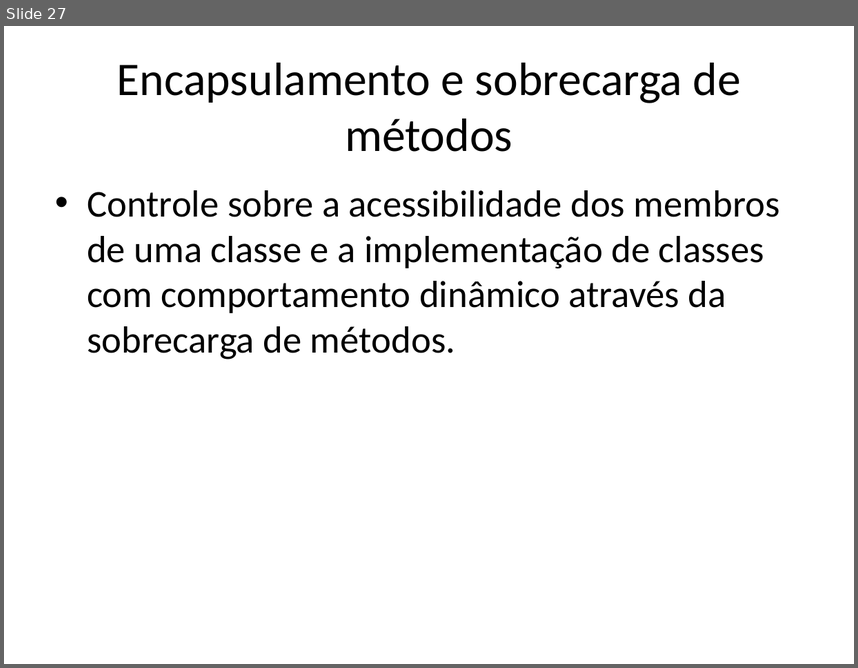
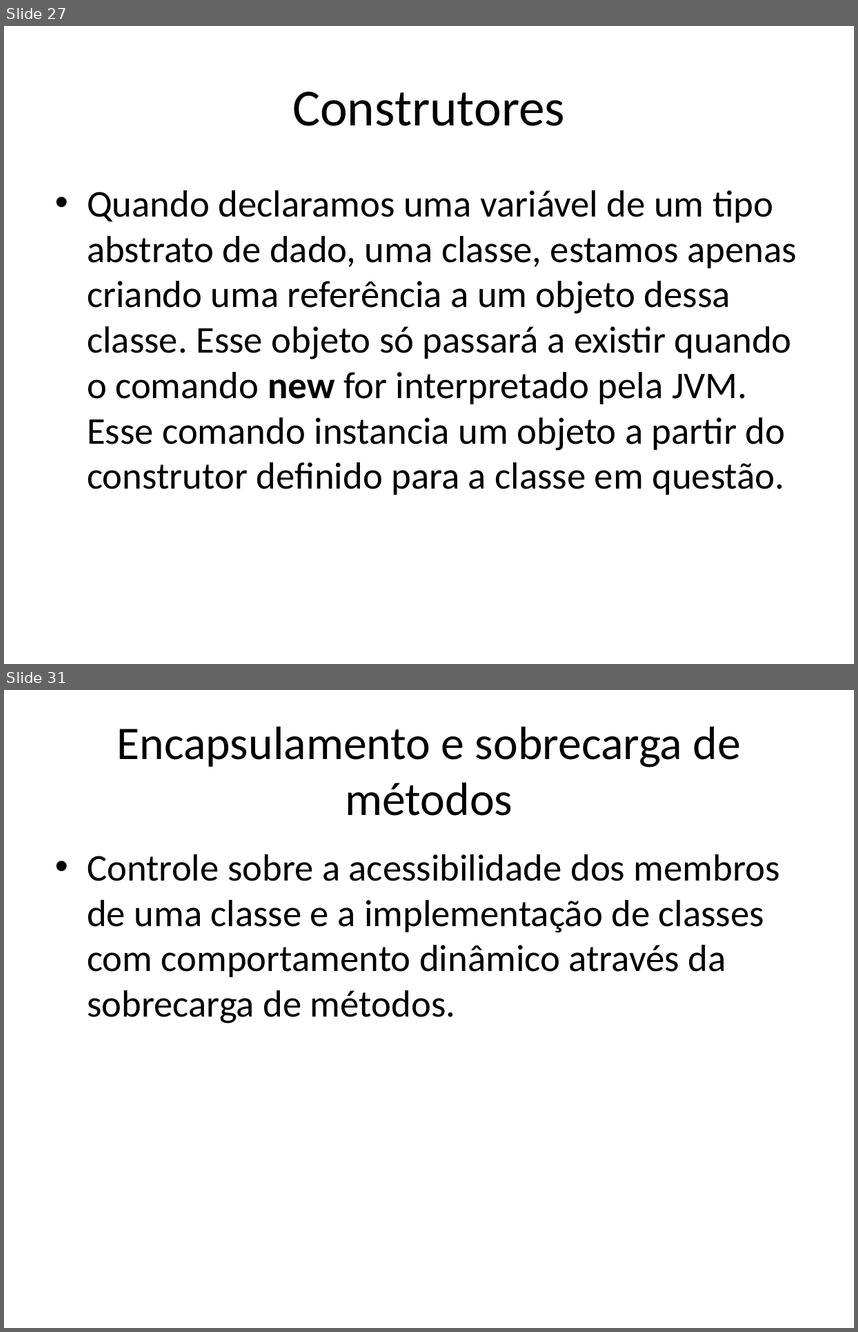
Before and after one commit to renanlessa/CursoJava, a slide deck: Documentos/Orientação a Objetos.pptx. Shown one above the other, each under a label of ours: slide 27 before the commit, slides 27 and 31 after it; the slides between them are not shown. The pictures are 858x668 and 858x1332 pixels, drawn with LibreOffice and Linux fonts; fonts in the diff are those of the drawing. Boxes give left, top, right and bottom in pixels: in the first picture for what was removed or moved away, otherwise in the second. Text is boxed around its words. In the diff, an @@ line names an element or a change of style, - is before the commit and + after.

```diff
--- a/Documentos/Orientação a Objetos.pptx
+++ b/Documentos/Orientação a Objetos.pptx
@@ slide 27 added at [4,26,854,664], background #FFFFFF @@
@@ title added at [292,92,565,126], 44 pt, text #000000 @@
+Construtores
@@ text added at [87,190,797,495], 32 pt, text #000000 @@
+• Quando declaramos uma variável de um tipo abstrato de dado, uma classe, estamos apenas criando uma referência a um objeto dessa classe. Esse objeto só passará a existir quando o comando new for interpretado pela JVM. Esse comando instancia um objeto a partir do construtor definido para a classe em questão.
@@ what was slide 27 is now slide 31 @@
```
Also in this commit, not shown: 1 slide changed, 8 other slides added.
